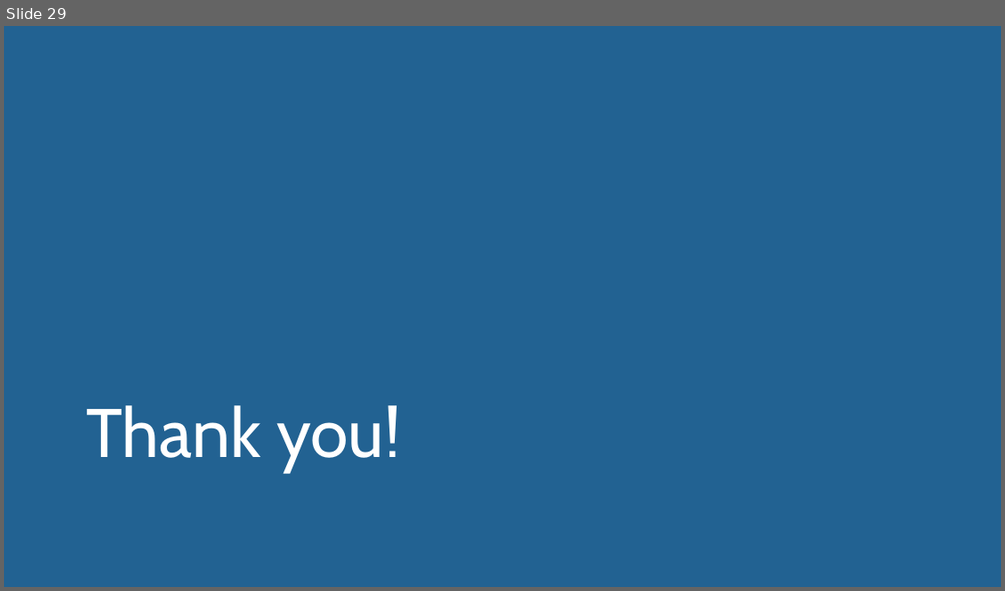
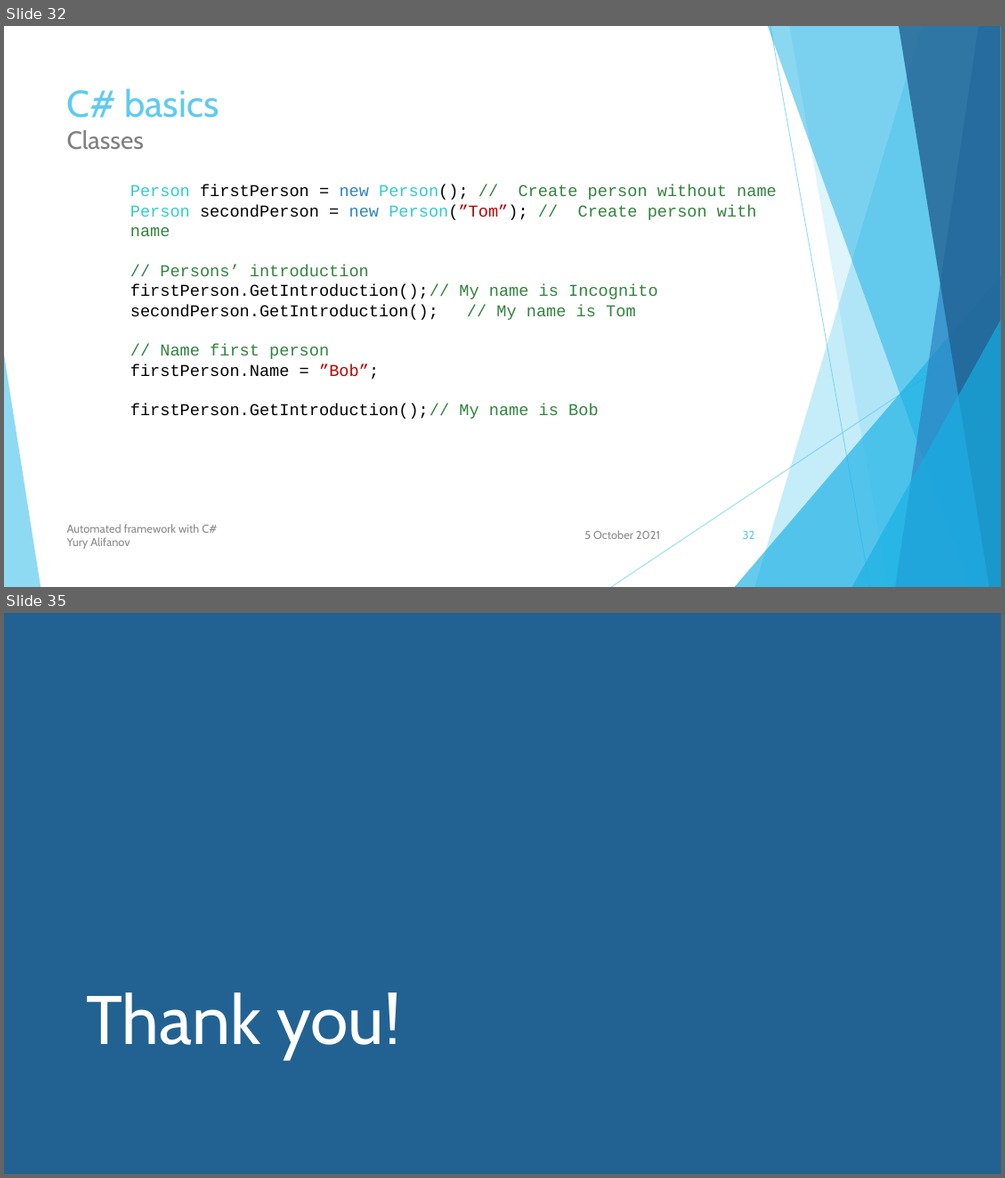
Before and after one commit to user-yalif/ITLeadersCourseAlifanov, a slide deck: Alifanov.ITLeadersCourse/Automated framework with C#.pptx. Shown one above the other, each under a label of ours: slide 29 before the commit, slides 32 and 35 after it; the slides between them are not shown. The pictures are 1005x591 and 1005x1178 pixels, drawn with LibreOffice and Linux fonts; fonts in the diff are those of the drawing. Boxes give left, top, right and bottom in pixels: in the first picture for what was removed or moved away, otherwise in the second. Text is boxed around its words. In the diff, an @@ line names an element or a change of style, - is before the commit and + after.

```diff
--- a/Alifanov.ITLeadersCourse/Automated framework with C#.pptx
+++ b/Alifanov.ITLeadersCourse/Automated framework with C#.pptx
@@ slide 32 added at bbox=[4, 26, 1001, 587], background #FFFFFF; not listed: 10 template elements that a slide beside it also shows @@
@@ title added at bbox=[67, 88, 218, 150], 36 pt, text #5FCBEF @@
+C# basics
+Classes
@@ text added at bbox=[130, 184, 777, 418], 16 pt, text #000000 @@
+Person firstPerson = new Person(); // Create person without name
+Person secondPerson = new Person(”Tom”); // Create person with name
+// Persons’ introduction
+firstPerson.GetIntroduction(); // My name is Incognito
+secondPerson.GetIntroduction(); // My name is Tom
+// Name first person
+firstPerson.Name = ”Bob”;
+firstPerson.GetIntroduction(); // My name is Bob
@@ text added at bbox=[67, 524, 217, 548], 11 pt, text #8C8C8C @@
+Automated framework with C#
+Yury Alifanov
@@ text added at bbox=[584, 530, 660, 539], 11 pt, text #8C8C8C @@
+5 October 2021
@@ page number added at bbox=[743, 531, 755, 539], 11 pt, text #5FCBEF @@
+32
@@ what was slide 29 is now slide 35 @@
```
Also in this commit, not shown: 18 slides changed, 5 other slides added, 4 other files.
